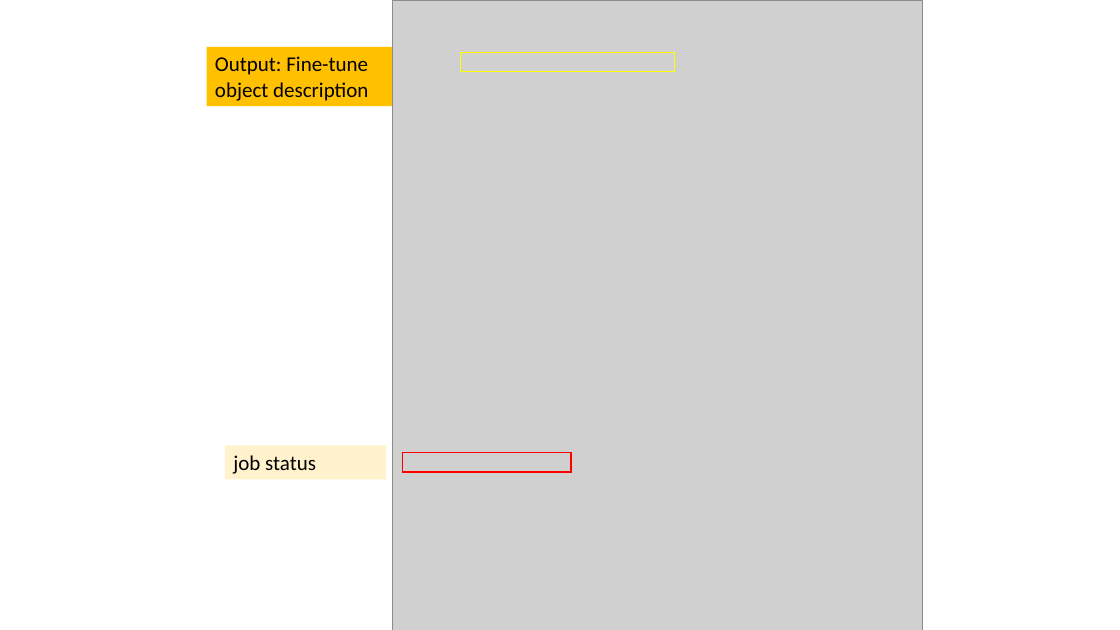
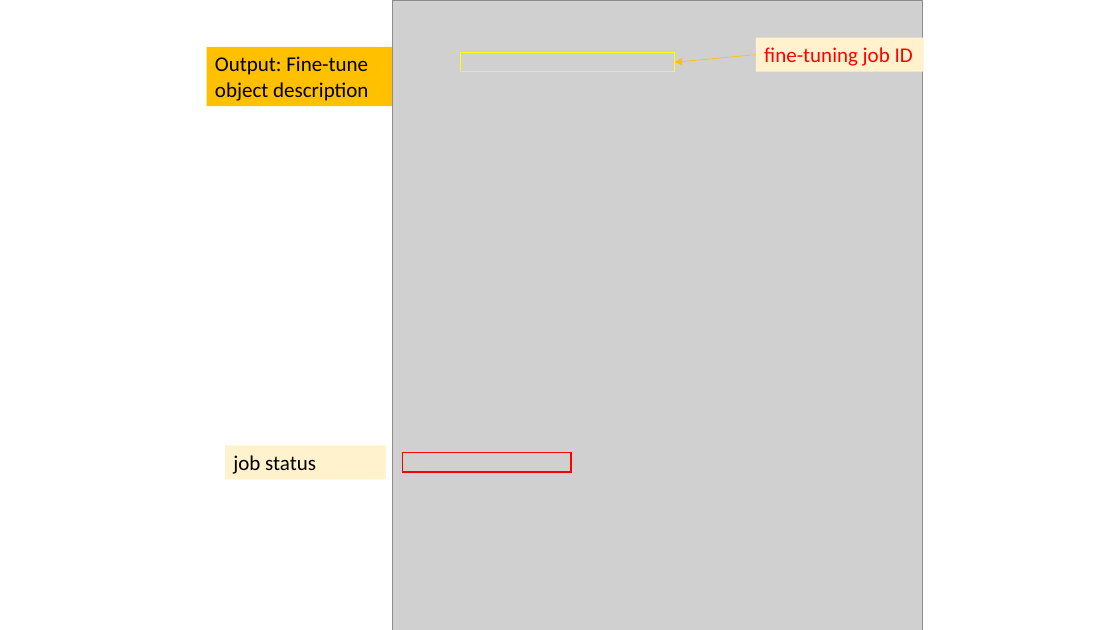
Before and after one commit to frankwxu/digital-forensics-lab, a slide deck: slide 26 of AI4Forensics/IP_Identifier_Fine_Tuning/IP_Identifer_Fine_Tuning.pptx (slide 25 before the commit). Drawn at 1120x630 pixels with LibreOffice and Linux fonts; fonts in the diff are those of the drawing; grey boxes stand for pictures; background and template pictures are left out. Boxes give left, top, right and bottom in pixels: in the first picture for what was removed or moved away, otherwise in the second. Text is boxed around its words. In the diff, an @@ line names an element or a change of style, - is before the commit and + after.

```diff
--- a/AI4Forensics/IP_Identifier_Fine_Tuning/IP_Identifer_Fine_Tuning.pptx
+++ b/AI4Forensics/IP_Identifier_Fine_Tuning/IP_Identifer_Fine_Tuning.pptx
@@ arrow added from (756, 55) to (675, 62), #FFC000 0.5 pt @@
@@ rectangle added at box(756, 38, 924, 71), fill #FFF2CC, 18 pt, text #FF0000 @@
+fine-tuning job ID
```
Also in this commit, not shown: 19 other slides changed, 1 slide added.
